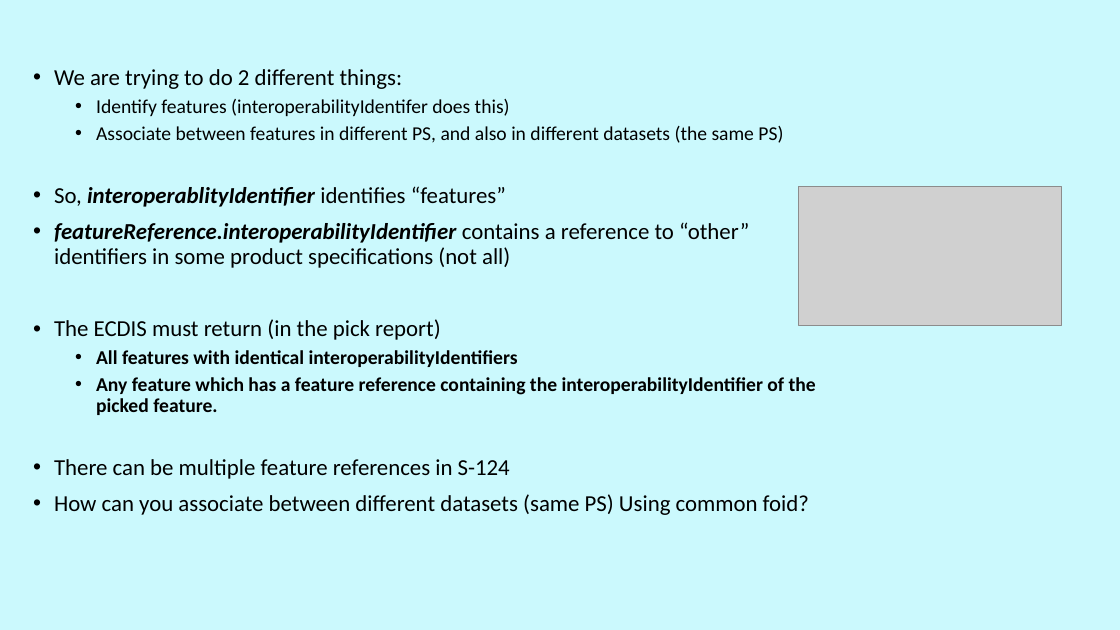
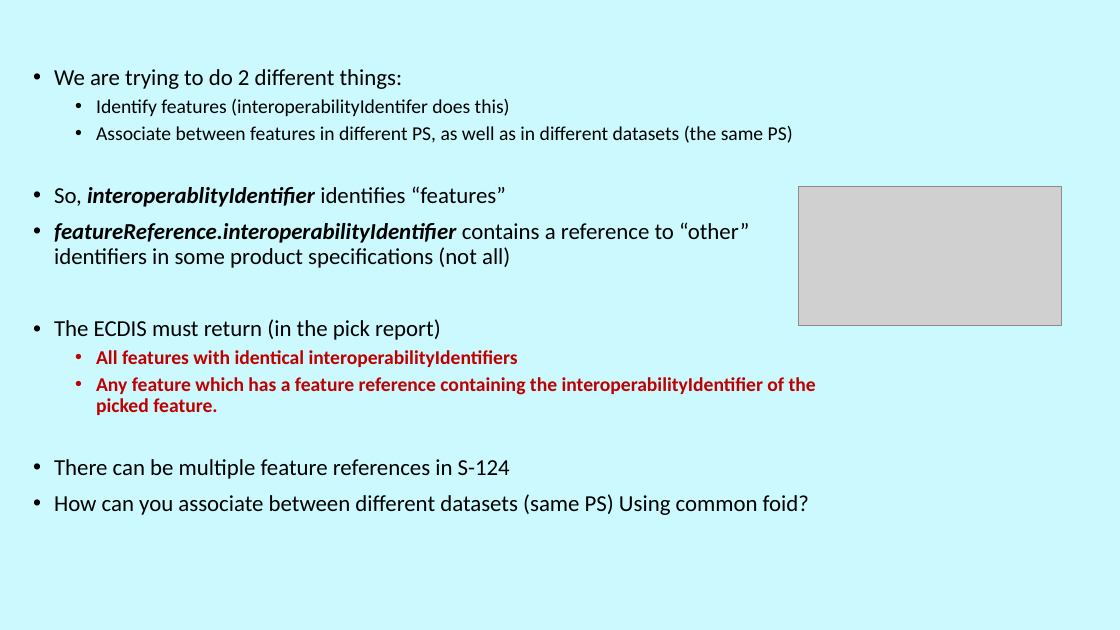
Before and after one commit to iho-ohi/98-interoperability, a slide deck: slide 6 of documents/2.4.0/pick_reports_across_datasets_v3.pptx (slide 5 before the commit). Drawn at 1120x630 pixels with LibreOffice and Linux fonts; fonts in the diff are those of the drawing; grey boxes stand for pictures; background and template pictures are left out. Boxes give left, top, right and bottom in pixels: in the first picture for what was removed or moved away, otherwise in the second. Text is boxed around its words. In the diff, an @@ line names an element or a change of style, - is before the commit and + after.

```diff
--- a/documents/2.4.0/pick_reports_across_datasets_v3.pptx
+++ b/documents/2.4.0/pick_reports_across_datasets_v3.pptx
@@ text at bbox=[96, 126, 793, 143]: text changed @@
-  • Associate between features in different PS, and also in different datasets (the same PS)
+  • Associate between features in different PS, as well as in different datasets (the same PS)
@@ text at bbox=[96, 350, 816, 415]: text colour #000000 to #C00000 in "All features with identical interoperabilityIdentifiers", "Any feature which has a feature reference ..." @@
```
Also in this commit, not shown: 2 other slides changed, 2 slides added, 11 other files.
